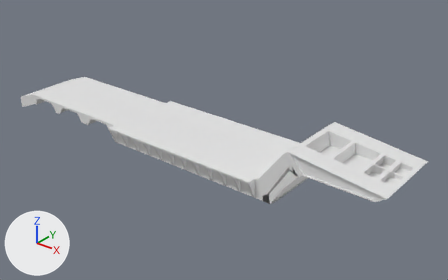
What one commit did to the FBX model Contents/mods/HEMTT Series/media/models_X/Vehicles/Trailer_M870A1.fbx.
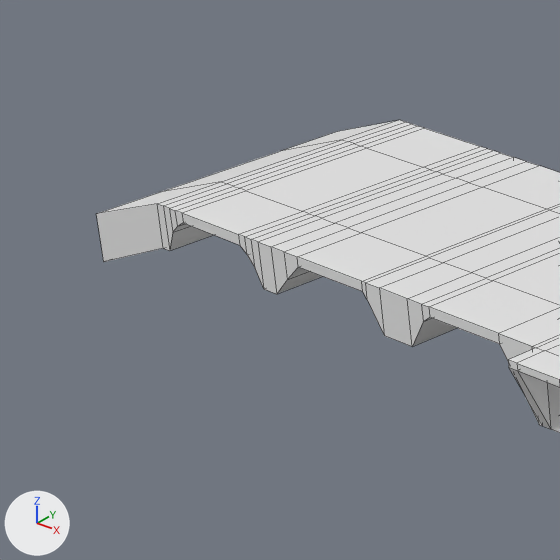
Each version is shown whole from a 50 mm camera at (0.358, -0.359, 0.259) aimed at (0.056, 0.018, 0.025), then close up on the part from 0% to 27% of the width and 18% to 61% of the height. The axes (+X, +Y, +Z) are drawn at lower left. The lights are the same throughout. The close-ups show mesh edges as thin lines.

Names of what the first close-up shows: 'Trailer'.
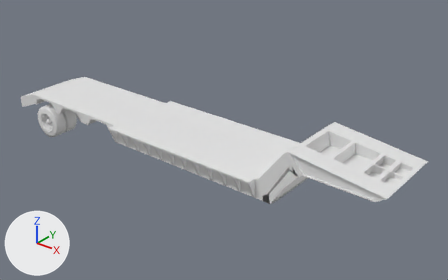
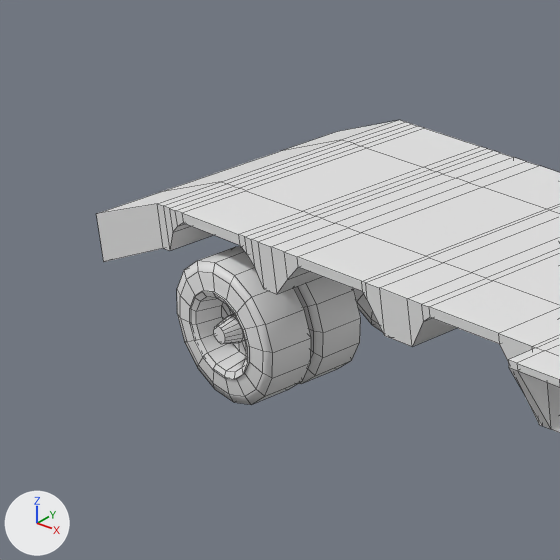
The newer file is also rescaled (x10.34), turned or shifted as a whole; pictures and numbers use the older file's frame.

Where the change shows, as pixel boxes (x1, y1, x2, y2) in the close-ups (560 x 560 px):
part 1 of me_cylinder_001, added: after (353, 288, 382, 331)
part 2 of me_cylinder_001, added: after (177, 247, 361, 405)

Diff of the bpy script that builds the scene:
```diff
--- a/Contents/mods/HEMTT Series/media/models_X/Vehicles/Trailer_M870A1.fbx.py
+++ b/Contents/mods/HEMTT Series/media/models_X/Vehicles/Trailer_M870A1.fbx.py
@@ me_cylinder_001 @@
 # used by ob_trailer; location = (0.0, 0.0, 0.0)
-me_cylinder_001.from_pydata(...)  # 730 vertices, 710 faces; spans x -0.166..0.228, y -0.039..0.04, z 0.014..0.064
+me_cylinder_001.from_pydata(...)  # 1276 vertices, 1256 faces; spans x -0.166..0.228, y -0.039..0.04, z -0.007..0.064
+# me_cylinder_001 part 1: a new loose piece of 273 vertices spanning x -0.14..-0.108, y 0.009..0.034, z -0.007..0.025
+# me_cylinder_001 part 2: a new loose piece of 273 vertices spanning x -0.14..-0.108, y -0.034..-0.009, z -0.007..0.025
```
